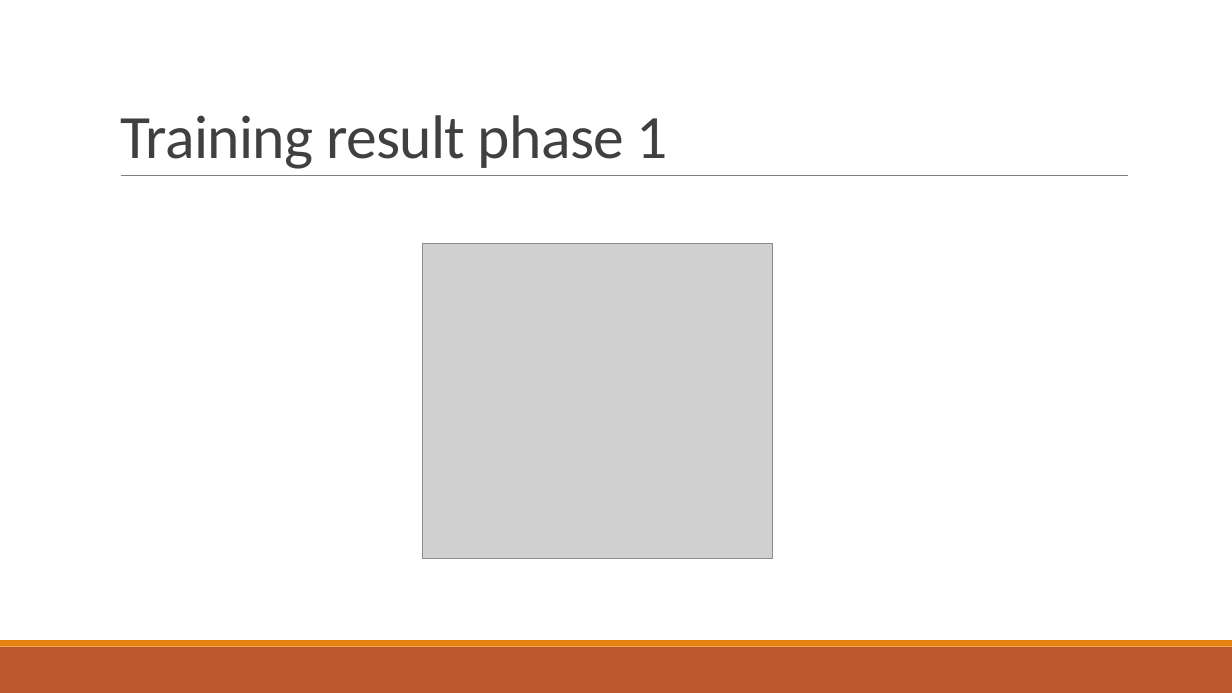
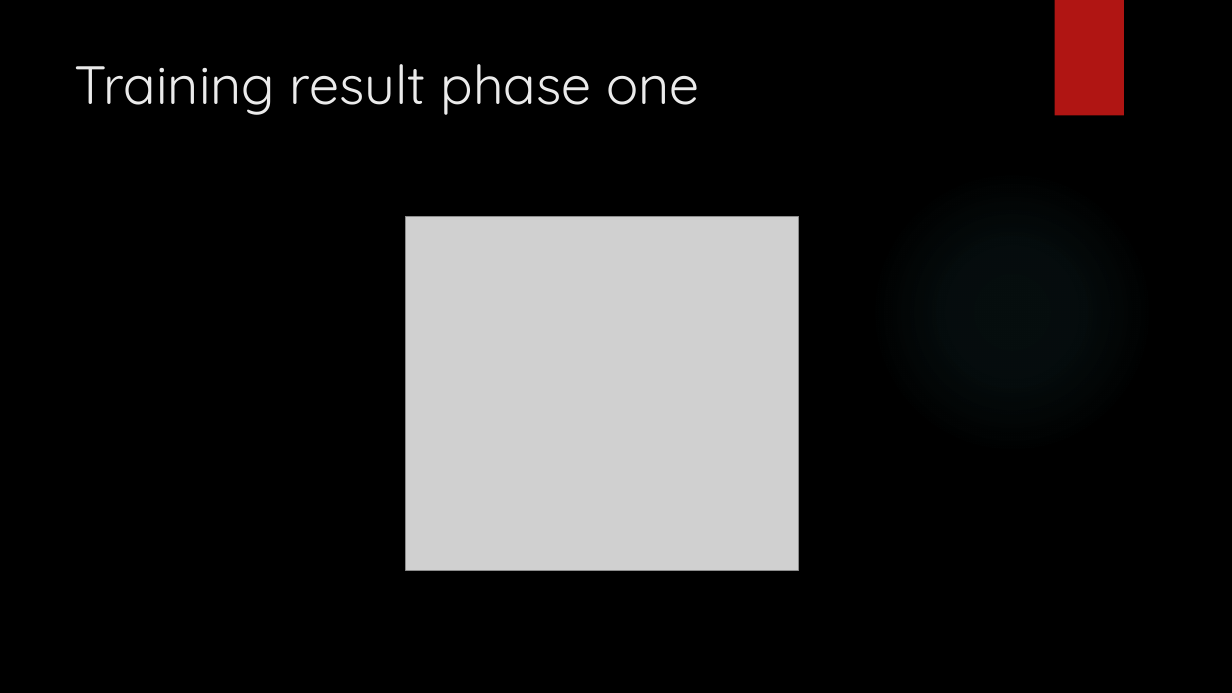
Before and after one commit to yanglinfang/W266FakeNewsIdentification, a slide deck: slide 8 of Low Quality News Identification.pptx (slide 7 before the commit). Drawn at 1232x693 pixels with LibreOffice and Linux fonts; fonts in the diff are those of the drawing; grey boxes stand for pictures; background and template pictures are left out. Boxes give left, top, right and bottom in pixels: in the first picture for what was removed or moved away, otherwise in the second. Text is boxed around its words. In the diff, an @@ line names an element or a change of style, - is before the commit and + after.

Commit message:
add pictures

```diff
--- a/Low Quality News Identification.pptx
+++ b/Low Quality News Identification.pptx
@@ background #FFFFFF to picture (left out) @@
@@ rectangle added at (1055, 0, 1124, 116), fill #B01513 @@
@@ title "Training result phase one" at (75, 64, 699, 115): vertical alignment bottom to top @@
@@ title at (75, 64, 699, 115): text changed; size 48 to 42 pt; font Calibri to Quicksand; text colour #404040 to #EBEBEB @@
-Training result phase 1
+Training result phase one
@@ line removed from (121, 176) to (1128, 176) @@
@@ ellipse added at (870, 169, 1154, 454), fill gradient #50B9C1 @@
@@ picture: place and size @@
-picture at (422, 244, 773, 559)
+picture at (405, 216, 799, 570)
@@ rectangle removed at (0, 647, 1232, 693) @@
@@ rectangle removed at (0, 640, 1232, 647) @@
```
Also in this commit, not shown: 8 other slides changed, 2 slides added, 1 slide removed.
